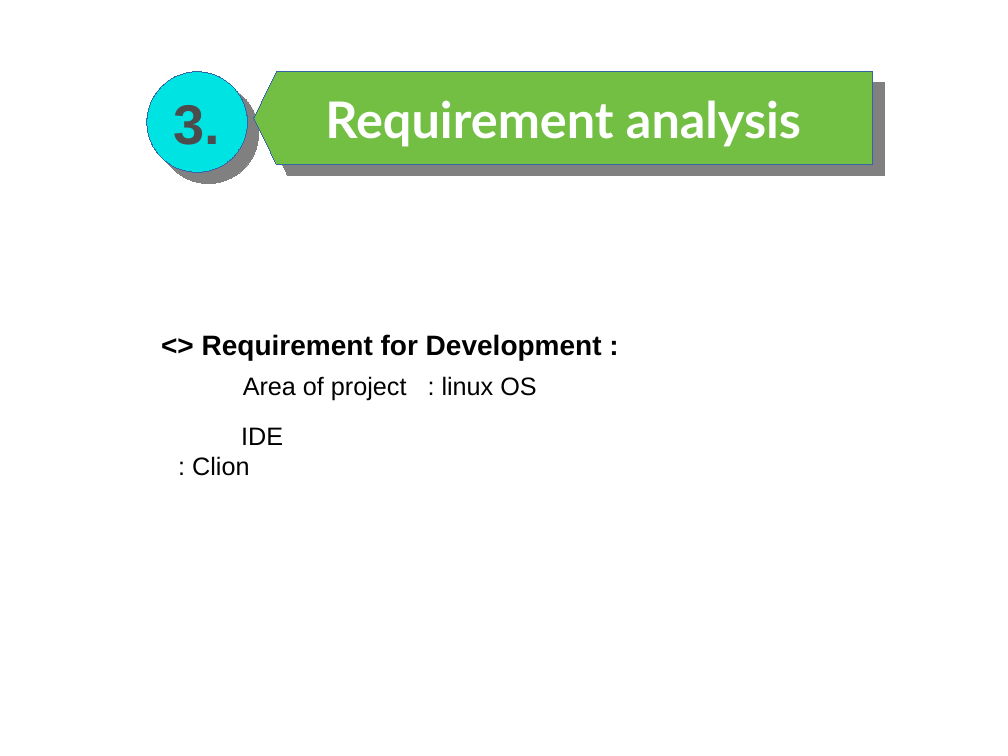
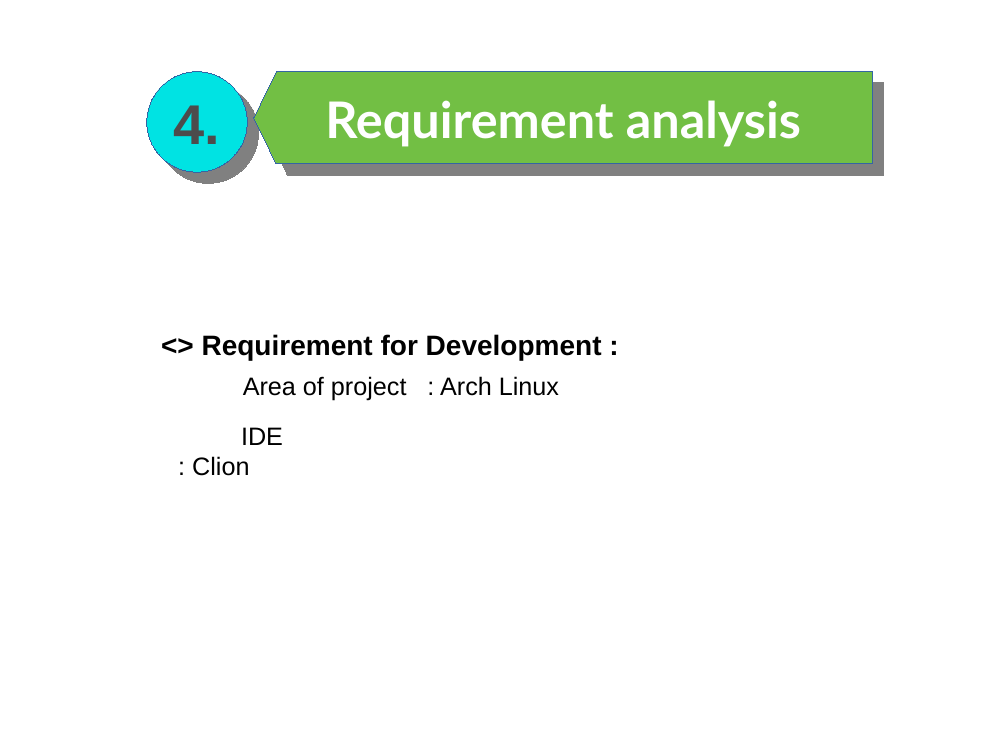
Before and after one commit to Mazedul1737820124/Puzzle-games-for-linux, a slide deck: slide 6 of Presentation.pptx (slide 5 before the commit). Drawn at 1008x756 pixels with LibreOffice and Linux fonts; fonts in the diff are those of the drawing. Boxes give left, top, right and bottom in pixels: in the first picture for what was removed or moved away, otherwise in the second. Text is boxed around its words. In the diff, an @@ line names an element or a change of style, - is before the commit and + after.

```diff
--- a/Presentation.pptx
+++ b/Presentation.pptx
@@ text in ellipse at box(174, 105, 221, 144): text changed @@
-3.
+4.
@@ text at box(243, 376, 559, 400): text changed @@
-Area of project : linux OS
+Area of project : Arch Linux
```
Also in this commit, not shown: 15 other slides changed, 1 slide added.
